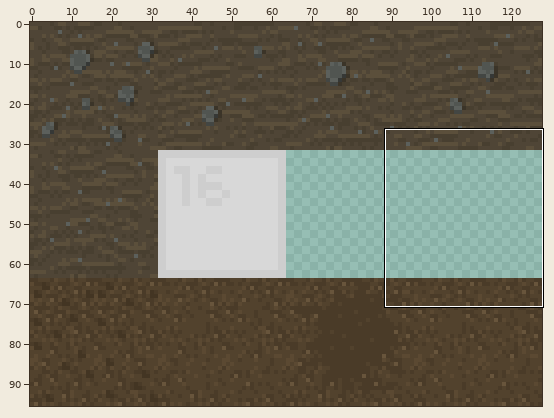
Two states of a sprite sheet, Heroes_of_Hammerwatch-bin/graphics/mine/mine_tile.png. The picture above shows the old version from afar; the outline marks the close-up.
Close-up. Before the edit:
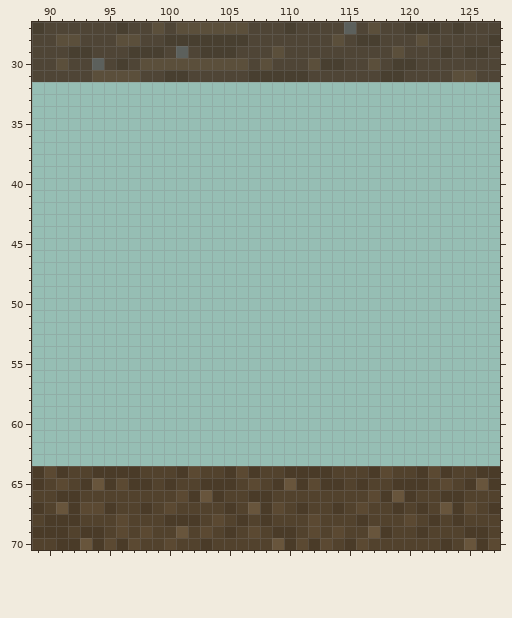
The file is 128x96 pixels. Colours within 5 levels of each other are drawn and written as one. Shown: x 89..127, y 27..70.
And afterwards:
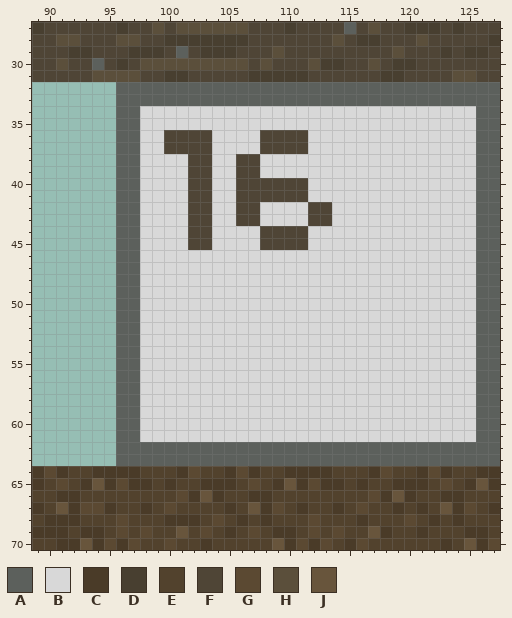
Palette (. is transparent): A #5c605c  B #d8d8d8  C #4a3b28  D #483f30  E #52422d  F #4f4536  G #5b4932  H #5b4f3b  J #68553c
What changed:
@@ x 89..127 @@
 31 FFFFFHHHHFFDDFFFFFDDDDDFFFFFFDDFFFFHHFF
-32 .......................................
-33 .......................................
-34 .......................................
-35 .......................................
-36 .......................................
-37 .......................................
-38 .......................................
-39 .......................................
-40 .......................................
-41 .......................................
-42 .......................................
-43 .......................................
-44 .......................................
-45 .......................................
-46 .......................................
-47 .......................................
-48 .......................................
-49 .......................................
-50 .......................................
-51 .......................................
-52 .......................................
-53 .......................................
-54 .......................................
-55 .......................................
-56 .......................................
-57 .......................................
-58 .......................................
-59 .......................................
-60 .......................................
-61 .......................................
-62 .......................................
-63 .......................................
+32 .......AAAAAAAAAAAAAAAAAAAAAAAAAAAAAAAA
+33 .......AAAAAAAAAAAAAAAAAAAAAAAAAAAAAAAA
+34 .......AABBBBBBBBBBBBBBBBBBBBBBBBBBBBAA
+35 .......AABBBBBBBBBBBBBBBBBBBBBBBBBBBBAA
+36 .......AABBFFFFBBBBFFFFBBBBBBBBBBBBBBAA
+37 .......AABBFFFFBBBBFFFFBBBBBBBBBBBBBBAA
+38 .......AABBBBFFBBFFBBBBBBBBBBBBBBBBBBAA
+39 .......AABBBBFFBBFFBBBBBBBBBBBBBBBBBBAA
+40 .......AABBBBFFBBFFFFFFBBBBBBBBBBBBBBAA
+41 .......AABBBBFFBBFFFFFFBBBBBBBBBBBBBBAA
+42 .......AABBBBFFBBFFBBBBFFBBBBBBBBBBBBAA
+43 .......AABBBBFFBBFFBBBBFFBBBBBBBBBBBBAA
+44 .......AABBBBFFBBBBFFFFBBBBBBBBBBBBBBAA
+45 .......AABBBBFFBBBBFFFFBBBBBBBBBBBBBBAA
+46 .......AABBBBBBBBBBBBBBBBBBBBBBBBBBBBAA
+47 .......AABBBBBBBBBBBBBBBBBBBBBBBBBBBBAA
+48 .......AABBBBBBBBBBBBBBBBBBBBBBBBBBBBAA
+49 .......AABBBBBBBBBBBBBBBBBBBBBBBBBBBBAA
+50 .......AABBBBBBBBBBBBBBBBBBBBBBBBBBBBAA
+51 .......AABBBBBBBBBBBBBBBBBBBBBBBBBBBBAA
+52 .......AABBBBBBBBBBBBBBBBBBBBBBBBBBBBAA
+53 .......AABBBBBBBBBBBBBBBBBBBBBBBBBBBBAA
+54 .......AABBBBBBBBBBBBBBBBBBBBBBBBBBBBAA
+55 .......AABBBBBBBBBBBBBBBBBBBBBBBBBBBBAA
+56 .......AABBBBBBBBBBBBBBBBBBBBBBBBBBBBAA
+57 .......AABBBBBBBBBBBBBBBBBBBBBBBBBBBBAA
+58 .......AABBBBBBBBBBBBBBBBBBBBBBBBBBBBAA
+59 .......AABBBBBBBBBBBBBBBBBBBBBBBBBBBBAA
+60 .......AABBBBBBBBBBBBBBBBBBBBBBBBBBBBAA
+61 .......AABBBBBBBBBBBBBBBBBBBBBBBBBBBBAA
+62 .......AAAAAAAAAAAAAAAAAAAAAAAAAAAAAAAA
+63 .......AAAAAAAAAAAAAAAAAAAAAAAAAAAAAAAA
 64 CGCEECCCCEEECGEECGCEECCCCEEECGEECGCEECC
